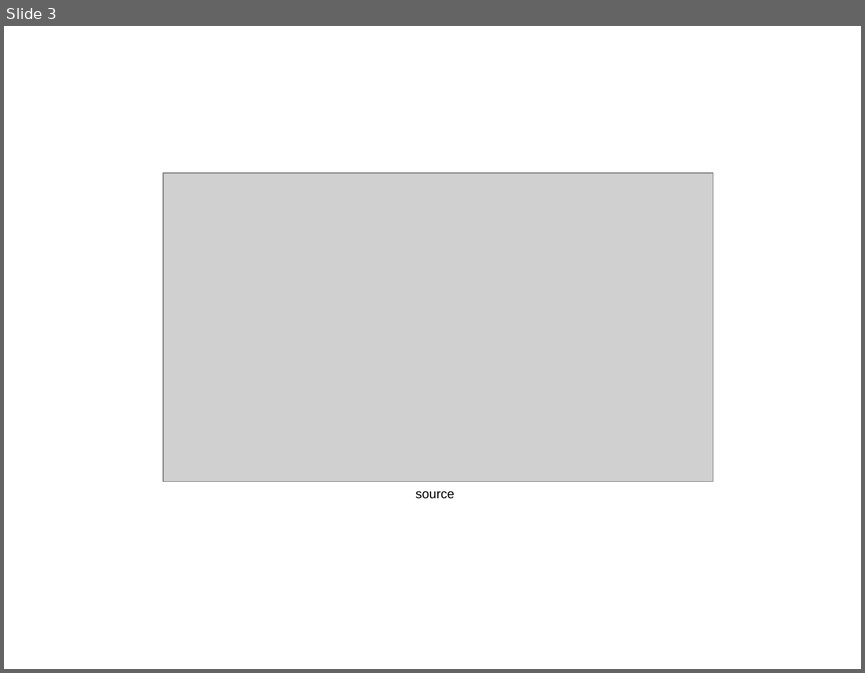
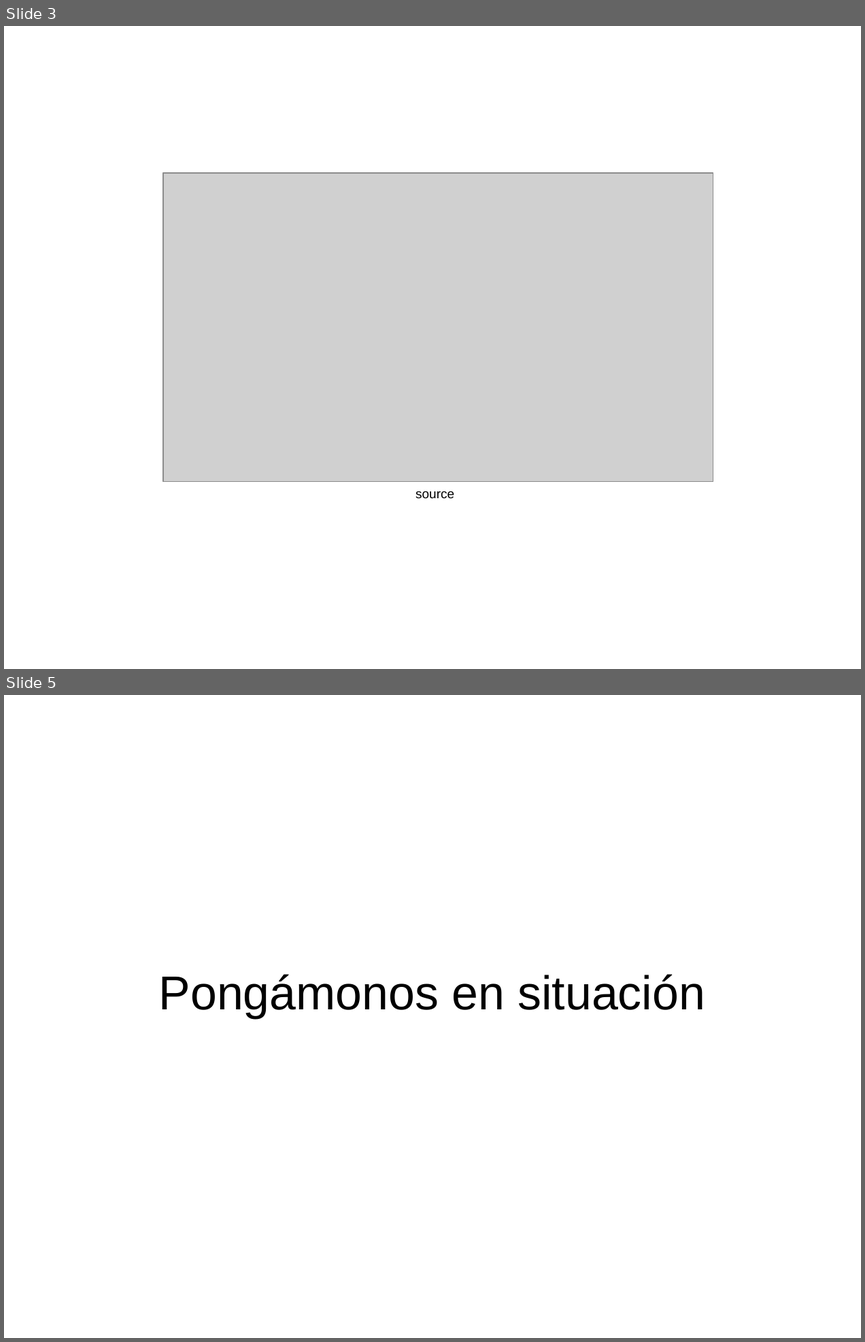
Before and after one commit to Achifaifa/slides, a slide deck: EE25-ply/ply.odp. Shown one above the other, each under a label of ours: slide 3 before the commit, slides 3 and 5 after it; the slides between them are not shown. The pictures are 865x673 and 865x1342 pixels, drawn with LibreOffice and Linux fonts; fonts in the diff are those of the drawing; grey boxes stand for pictures. Boxes give left, top, right and bottom in pixels: in the first picture for what was removed or moved away, otherwise in the second. Text is boxed around its words. In the diff, an @@ line names an element or a change of style, - is before the commit and + after.

```diff
--- a/EE25-ply/ply.odp
+++ b/EE25-ply/ply.odp
@@ slide 5 added at [4,695,861,1338], background #FFFFFF @@
@@ title added at [159,974,705,1018], 44 pt, text #000000 @@
+Pongámonos en situación
```
Also in this commit, not shown: 3 slides changed, 22 other slides added, 7 slides removed, 6 other files.
